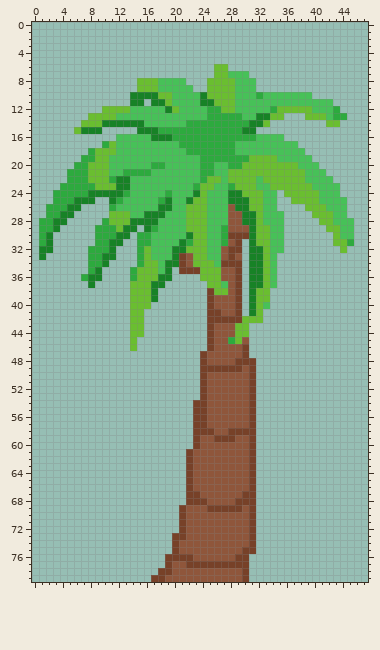
Two versions of one sprite sheet, Assets/Resources/coconuttree-Sheet.png. That is the earlier state.
The file is 48x80 pixels.
The result:
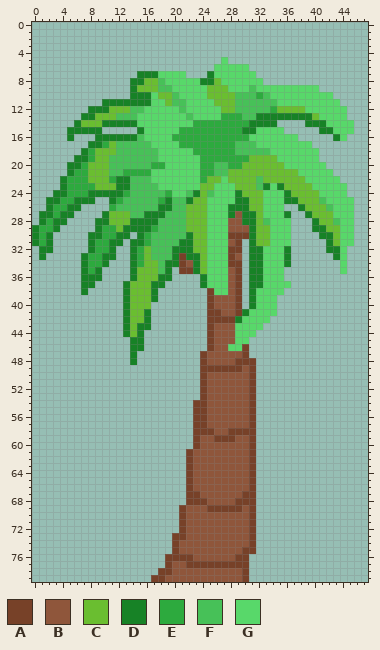
Palette (. is transparent): A #774128  B #8f563b  C #6abe30  D #178226  E #2daa3e  F #47c158  G #58d86a
Edits made:
Changed rows in their new state; - is an unchanged pixel.
first column x 0:
 5 ---------------------------G------------------
 6 --------------------------GGGGG---------------
 7 ---------------DDDGGGG---DGGGGGG--------------
 8 --------------DD---GGGGGDD-GGGGGG-------------
 9 --------------D-----GGGGG---GGG-GGGGGGGGG-----
10 -----------------G---GGGG---------GGGGGGGGG---
11 ----------DDDD--DGG---GGGG---------GGGGGGGGG--
12 --------DDD-----GGGGG-GGGGG------------GGGGGG-
13 -------DD------GGGGGGG-GGGG-------DDDDDD-GGGG-
14 ------D--------GGGGGGGG----------DD----DDDGGGG
15 -----DD---------GGGGG-----------GGGG-----DDGGG
16 -----D---DDDDDD-GGGG-----------GGGGGGG-----DG-
17 --------DD-------GGGG-----------GGGGGGGG------
18 -------D----------GGGGG-----------GGGGGGG-----
19 ------DD----------GGGGGG-----------GGGGGG-----
20 -----DD------------GGGGG------------GGGGGG----
21 -----D-----------GGGGGGG--------------GGGGG---
22 ----D------------GGGGGGG---G-----------GGGGG--
23 ----D-------------GGGGGG--GGG----DGD----GGGGG-
24 ---DD---------------GG----GGG----GGGD----GGGG-
25 --DD---------------------GGGG----GGGDD----GGGG
26 --D----------------------GGGD----GGG--D----GGG
27 -DD-------D--------------GGGD----GGGD--D---GGG
28 -D-------DD--------------GGG------GGG---D---GG
29 D--------D-----D---------GGG------GGG---DD--GG
30 D-------DD-----D---------GGG------GGG----DD-GG
31 D-------D-----DD------D--GGG------GGG-----D-GG
32 --------D-----D-------D--GGG-----GGGD-----DDG-
33 -------D------D-------DD-GGG-----GGGD------DG-
34 -------D------D--------D-GGG-----GGGD-------G-
35 -------D------D--------D-GGG-----GGG--------G-
36 -------D------D---------DGGG-----GGG----------
37 -------D-----D----------DGGG-----GGGG---------
38 -------D-----D------------GG----GGGG----------
39 -------------D------------------GGG-----------
40 -------------D------------------GGG-----------
41 -------------D--D-------------DGGGG-----------
42 -------------D--D------------DGGGG------------
43 -------------D-DD------------GGGG-------------
44 -------------D-D-------------GGG--------------
45 --------------DD------------BGG---------------
46 --------------DD------------GG----------------
47 --------------D-------------------------------
48 --------------D-------------------------------
